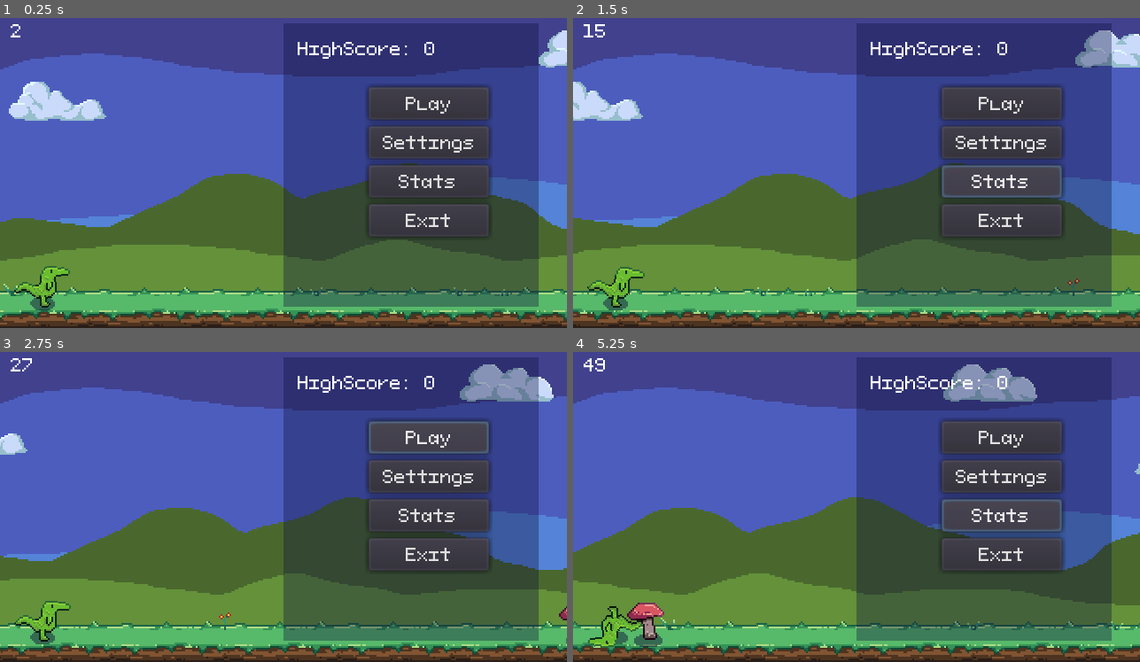
Above: before the commit, frames 1-4 (two rows, left to right).
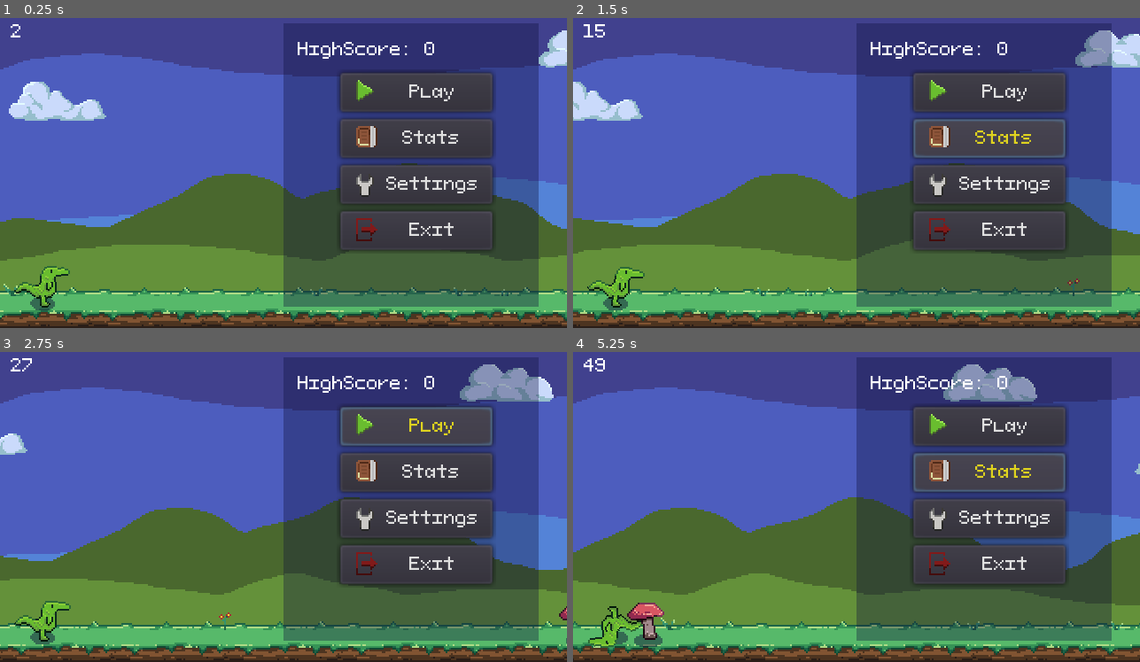
Above: after the commit, the same moments.

Repository: zMenta/DinosaurRun
Game: Godot game, scene res://main/Main.tscn
The game is run twice, just before and just after one commit, with the same random seed, the same clock (stepped at 60 frames per second) and the same inputs.
Inputs:
- Up to frame 1 (0.25 s): no input
- Up to frame 2 (1.5 s): click "Settings" at 0.5 s; click "Stats" at 1.25 s
- Up to frame 3 (2.75 s): click "Play" at 2 s
- Up to frame 4 (5.25 s): click "Play" at 2.75 s; click "Stats" at 3.5 s; click "Play" at 4.25 s; click "Stats" at 5 s

The runs differ from the first frame. In frame 1, 6.9% of the frame differs, in the area x 59-88%, y 17-76%; in frame 2, 7.3%; in frame 3, 6.8%; in frame 4, 7.5%.

Commit message:
button icons

Diff:
--- a/DinosaurRun/common/theme/main_theme.tres
+++ b/DinosaurRun/common/theme/main_theme.tres
@@ -1,3 +1,4 @@
 [gd_resource type="Theme" format=2]
 
 [resource]
+Button/colors/font_color_hover = Color( 0.878431, 0.831373, 0.12549, 1 )
--- a/DinosaurRun/scenes/interface/menu/menu.tscn
+++ b/DinosaurRun/scenes/interface/menu/menu.tscn
@@ -1,6 +1,23 @@
-[gd_scene load_steps=2 format=2]
+[gd_scene load_steps=7 format=2]
 
 [ext_resource path="res://common/theme/main_theme.tres" type="Theme" id=1]
+[ext_resource path="res://scenes/interface/menu/menu_icons.png" type="Texture" id=2]
+
+[sub_resource type="AtlasTexture" id=1]
+atlas = ExtResource( 2 )
+region = Rect2( 0, 0, 16, 16 )
+
+[sub_resource type="AtlasTexture" id=3]
+atlas = ExtResource( 2 )
+region = Rect2( 32, 0, 16, 16 )
+
+[sub_resource type="AtlasTexture" id=2]
+atlas = ExtResource( 2 )
+region = Rect2( 16, 0, 16, 16 )
+
+[sub_resource type="AtlasTexture" id=4]
+atlas = ExtResource( 2 )
+region = Rect2( 48, 0, 16, 16 )
 
 [node name="Menu" type="Control"]
 anchor_right = 1.0
@@ -13,7 +30,7 @@
 margin_bottom = 168.0
 color = Color( 0.0470588, 0.054902, 0.223529, 0.352941 )
 
-[node name="Label" type="Label" parent="ColorRect"]
+[node name="LabelHighScore" type="Label" parent="ColorRect"]
 margin_left = 8.0
 margin_top = 8.0
 margin_right = 78.0
@@ -24,36 +41,40 @@
 anchor_left = 0.5
 anchor_right = 0.5
 anchor_bottom = 1.0
-margin_left = -24.0
+margin_left = -40.0
 margin_top = 8.0
-margin_right = 44.0
+margin_right = 46.0
 margin_bottom = -12.0
 alignment = 1
 
-[node name="Button" type="Button" parent="ColorRect/VBoxContainer"]
-margin_top = 26.0
-margin_right = 68.0
-margin_bottom = 45.0
+[node name="ButtonPlay" type="Button" parent="ColorRect/VBoxContainer"]
+margin_top = 20.0
+margin_right = 86.0
+margin_bottom = 42.0
 theme = ExtResource( 1 )
 text = "Play"
+icon = SubResource( 1 )
 
-[node name="Button2" type="Button" parent="ColorRect/VBoxContainer"]
-margin_top = 49.0
-margin_right = 68.0
+[node name="ButtonStats" type="Button" parent="ColorRect/VBoxContainer"]
+margin_top = 46.0
+margin_right = 86.0
 margin_bottom = 68.0
 theme = ExtResource( 1 )
+text = "Stats"
+icon = SubResource( 3 )
+
+[node name="ButtonSettings" type="Button" parent="ColorRect/VBoxContainer"]
+margin_top = 72.0
+margin_right = 86.0
+margin_bottom = 94.0
+theme = ExtResource( 1 )
 text = "Settings"
+icon = SubResource( 2 )
 
-[node name="Button3" type="Button" parent="ColorRect/VBoxContainer"]
-margin_top = 72.0
-margin_right = 68.0
-margin_bottom = 91.0
-theme = ExtResource( 1 )
-text = "Stats"
-
-[node name="Button4" type="Button" parent="ColorRect/VBoxContainer"]
-margin_top = 95.0
-margin_right = 68.0
-margin_bottom = 114.0
+[node name="ButtonExit" type="Button" parent="ColorRect/VBoxContainer"]
+margin_top = 98.0
+margin_right = 86.0
+margin_bottom = 120.0
 theme = ExtResource( 1 )
 text = "Exit"
+icon = SubResource( 4 )
Binary file added: DinosaurRun/scenes/interface/menu/menu_icons.png
Not shown, added: DinosaurRun/scenes/interface/menu/menu_icons.png.import
